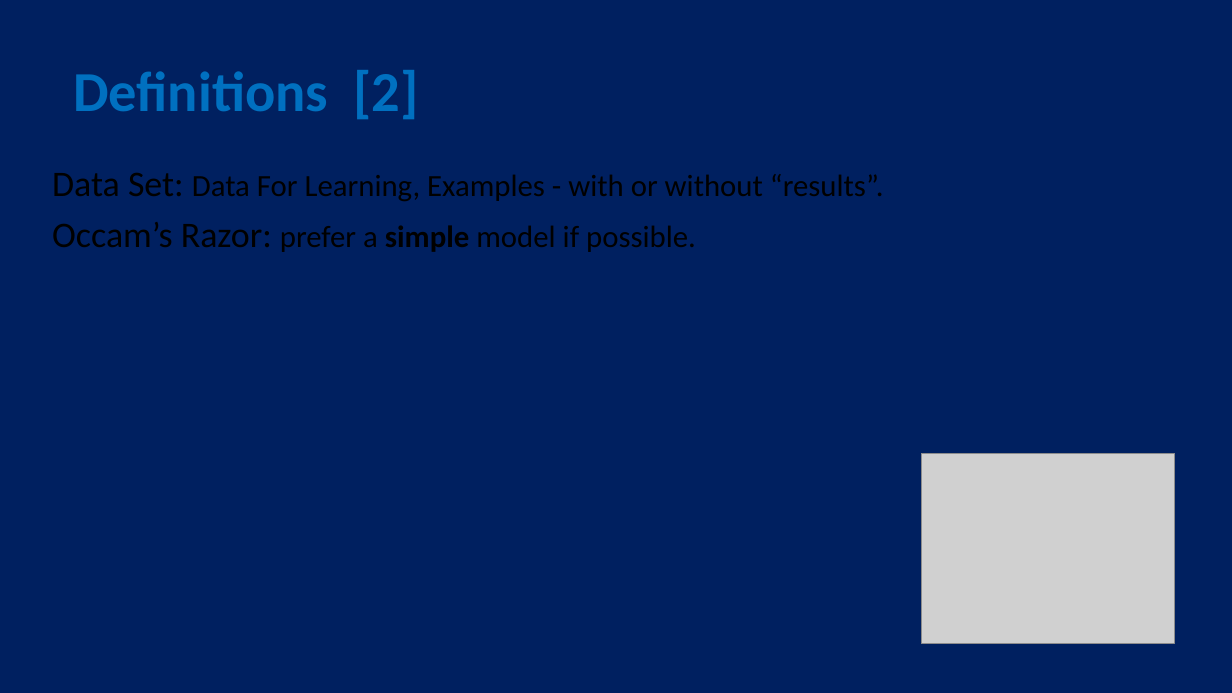
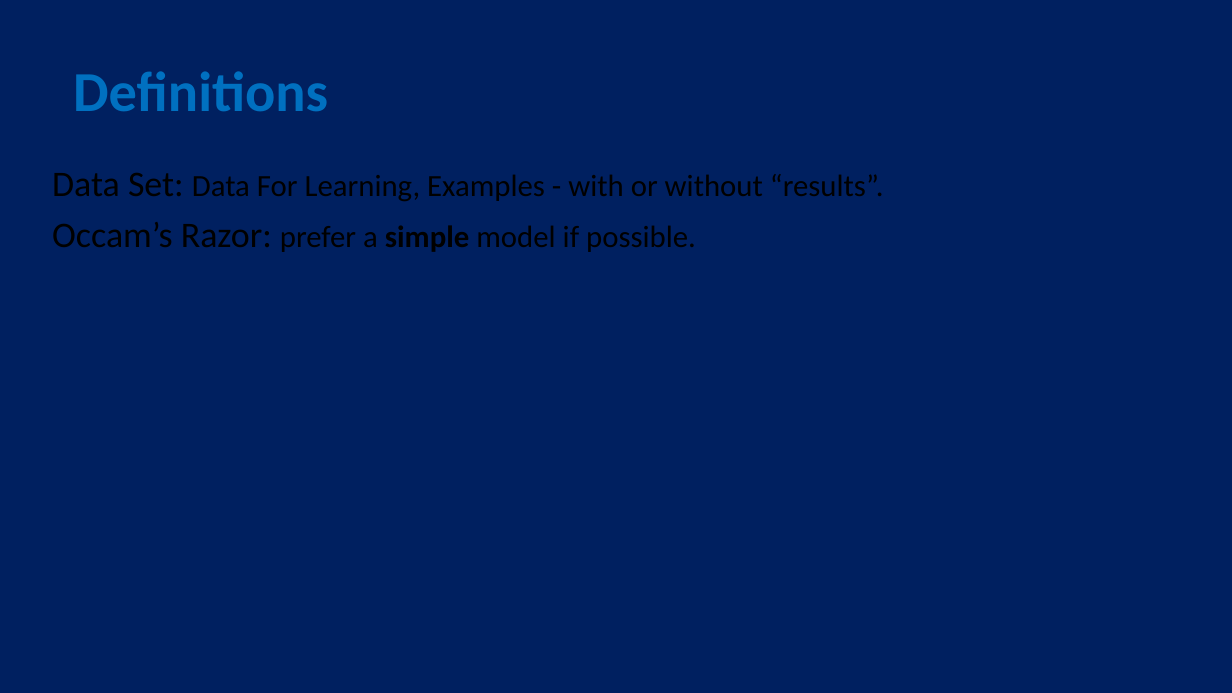
Before and after one commit to moran-abitbul/PreFix, a slide deck: slide 4 of server/uploads/updated-test.pptx. Drawn at 1232x693 pixels with LibreOffice and Linux fonts; fonts in the diff are those of the drawing; grey boxes stand for pictures. Boxes give left, top, right and bottom in pixels: in the first picture for what was removed or moved away, otherwise in the second. Text is boxed around its words. In the diff, an @@ line names an element or a change of style, - is before the commit and + after.

```diff
--- a/server/uploads/updated-test.pptx
+++ b/server/uploads/updated-test.pptx
@@ title at (73,71,328,111): text changed @@
-Definitions [2]
+Definitions
@@ picture removed at (921,454,1175,644) @@
```
Also in this commit, not shown: 1 other slide changed, 18 other files.
